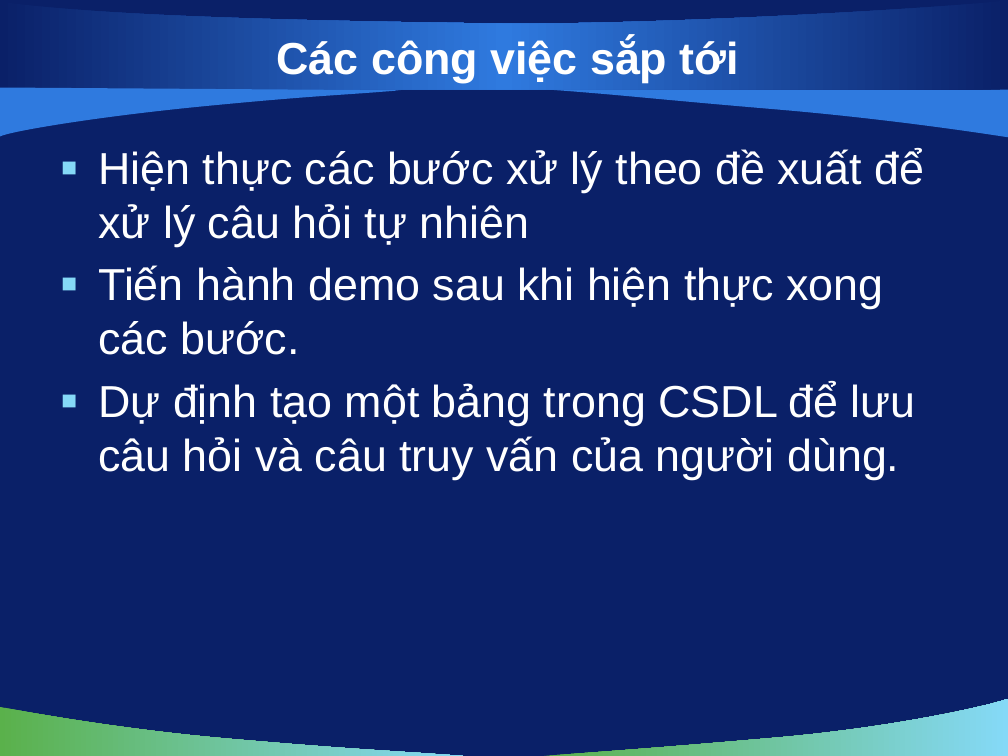
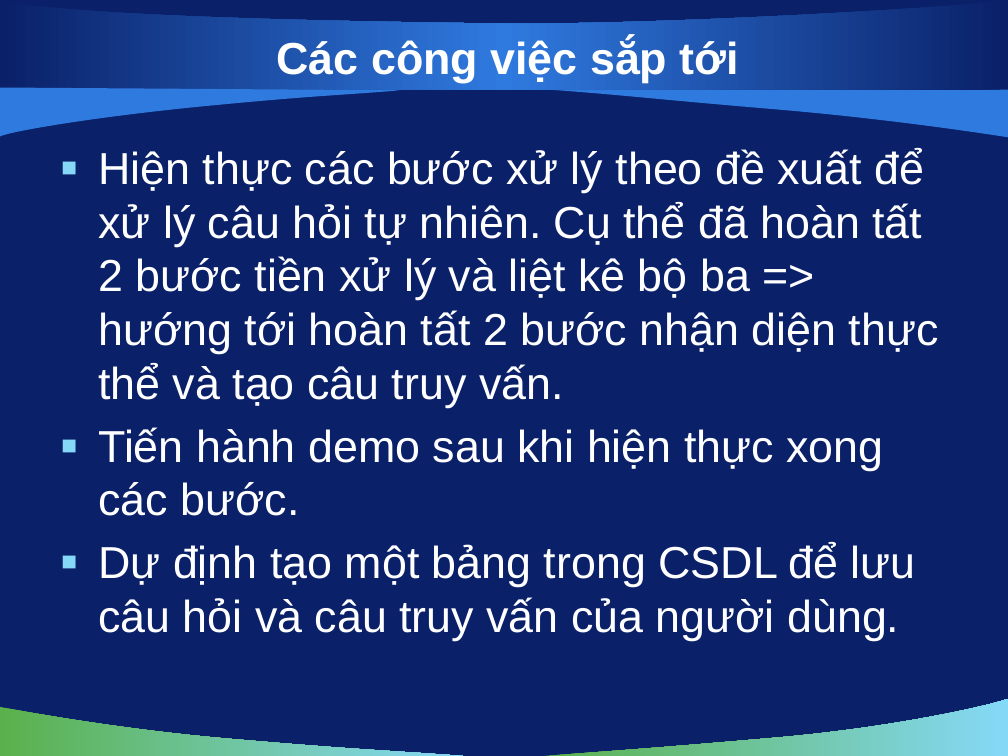
Before and after one commit to hungntit/filnalproject, a slide deck: slide 15 of De Cuong/bao cao 03-12-2010.pptx (slide 12 before the commit). Drawn at 1008x756 pixels with LibreOffice and Linux fonts; fonts in the diff are those of the drawing; background and template pictures are left out. Boxes give left, top, right and bottom in pixels: in the first picture for what was removed or moved away, otherwise in the second. Text is boxed around its words. In the diff, an @@ line names an element or a change of style, - is before the commit and + after.

```diff
--- a/De Cuong/bao cao 03-12-2010.pptx
+++ b/De Cuong/bao cao 03-12-2010.pptx
@@ text at box(98, 149, 939, 408): text changed @@
-▪ Hiện thực các bước xử lý theo đề xuất để xử lý câu hỏi tự nhiên
+▪ Hiện thực các bước xử lý theo đề xuất để xử lý câu hỏi tự nhiên. Cụ thể đã hoàn tất 2 bước tiền xử lý và liệt kê bộ ba => hướng tới hoàn tất 2 bước nhận diện thực thể và tạo câu truy vấn.
```
Also in this commit, not shown: 5 other slides changed, 5 slides added, 2 slides removed.
